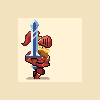
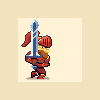
The second w=100, h=100 image is a revision of the first. Changes to its layers:
painted on "Head" over box(21, 31, 47, 79)